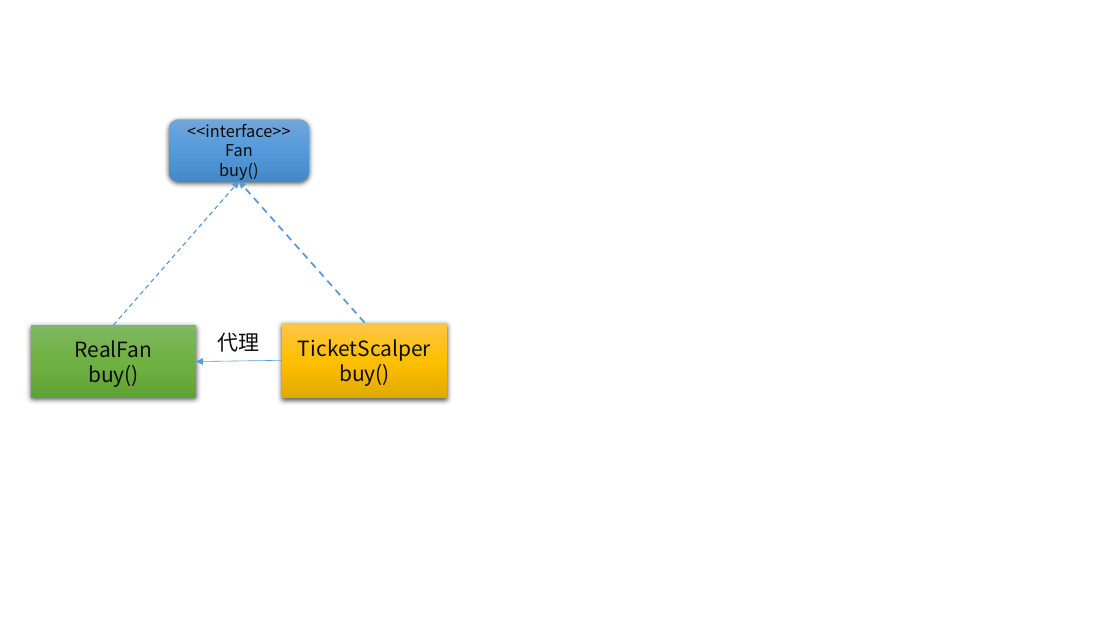
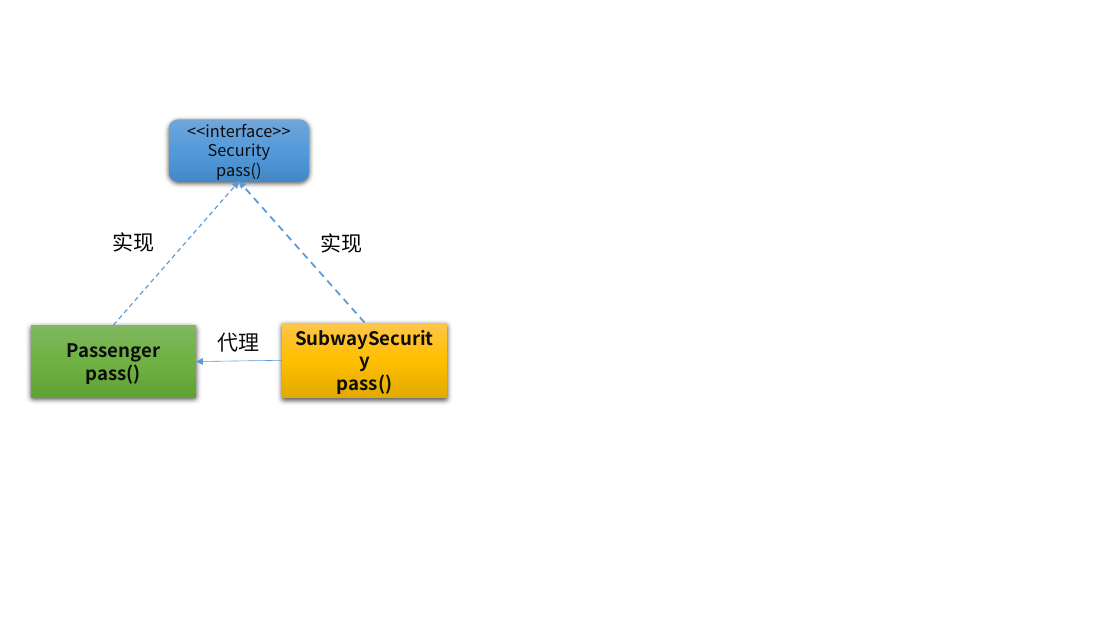
Before and after one commit to StephenHuge/MyCodesBackup, a slide deck: slide 1 of MySpring/代理模式.pptx. Drawn at 1120x630 pixels with LibreOffice and Linux fonts; fonts in the diff are those of the drawing. Boxes give left, top, right and bottom in pixels: in the first picture for what was removed or moved away, otherwise in the second. Text is boxed around its words. In the diff, an @@ line names an element or a change of style, - is before the commit and + after.

```diff
--- a/MySpring/代理模式.pptx
+++ b/MySpring/代理模式.pptx
@@ text in rounded rectangle at bbox=[208, 143, 271, 180]: text changed @@
-Fan
-buy()
+Security
+pass()
@@ text added at bbox=[113, 232, 155, 252], 18 pt, text #000000 @@
+实现
@@ text added at bbox=[320, 233, 362, 253], 18 pt, text #000000 @@
+实现
@@ text in rectangle at bbox=[67, 343, 160, 384]: text changed; size 18 to 16 pt; bold on @@
-RealFan
-buy()
+Passenger
+pass()
@@ text in rectangle at bbox=[337, 374, 392, 394]: text changed; size 18 to 16 pt; bold on @@
-TicketScalper
-buy()
+SubwaySecurity
+pass()
```
Also in this commit, not shown: 2 slides added.
